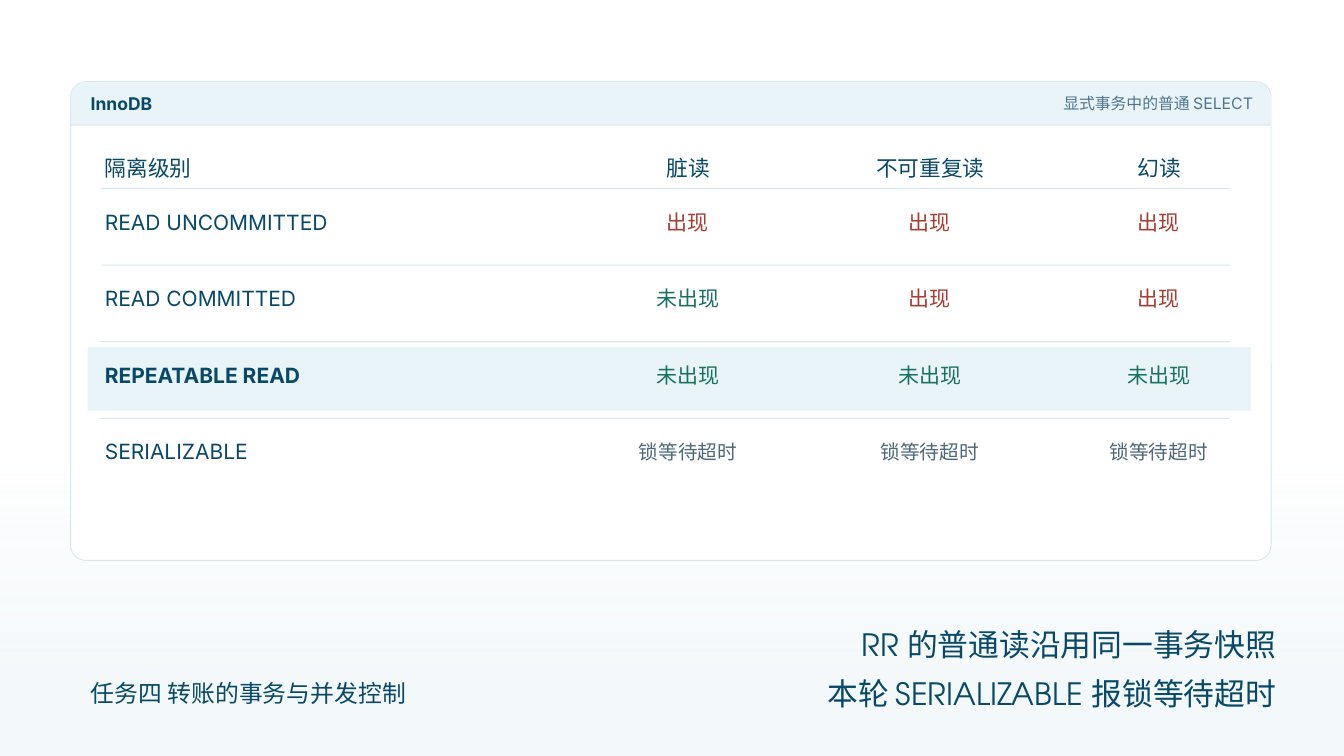
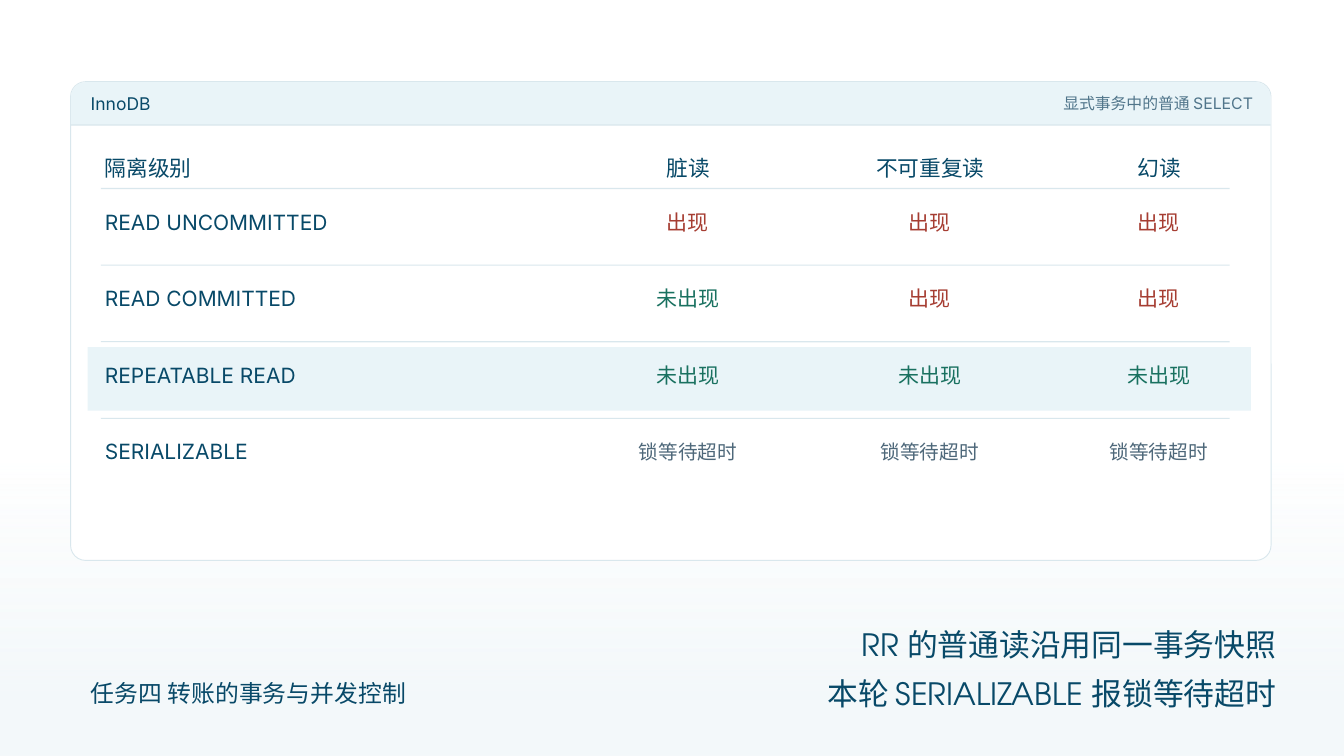
Before and after one commit to AurLemon/pageslip-demo, a slide deck: slide 9 of presentations/task-4-transactions.pptx. Drawn at 1344x756 pixels with LibreOffice and Linux fonts; fonts in the diff are those of the drawing. Boxes give left, top, right and bottom in pixels: in the first picture for what was removed or moved away, otherwise in the second. Text is boxed around its words. In the diff, an @@ line names an element or a change of style, - is before the commit and + after.

```diff
--- a/presentations/task-4-transactions.pptx
+++ b/presentations/task-4-transactions.pptx
@@ text "InnoDB" at [91,97,151,110]: bold off @@
@@ text "REPEATABLE READ" at [105,367,296,383]: bold off @@
```
Also in this commit, not shown: 14 other slides changed, 1 other file.
